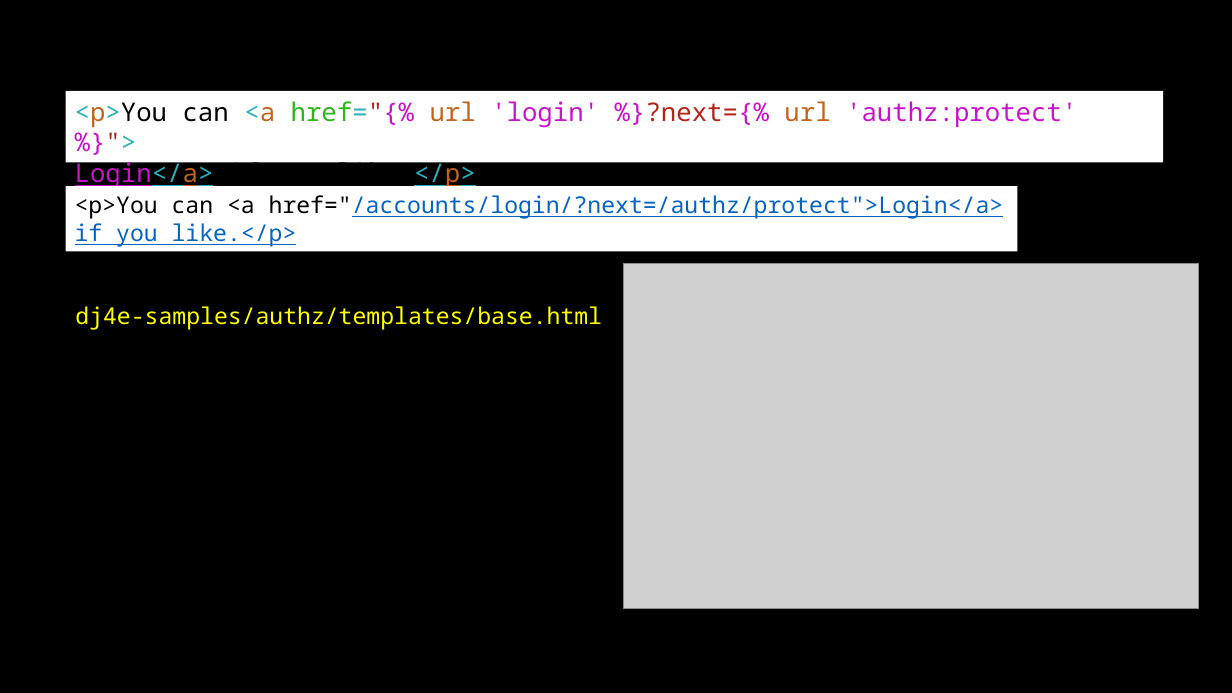
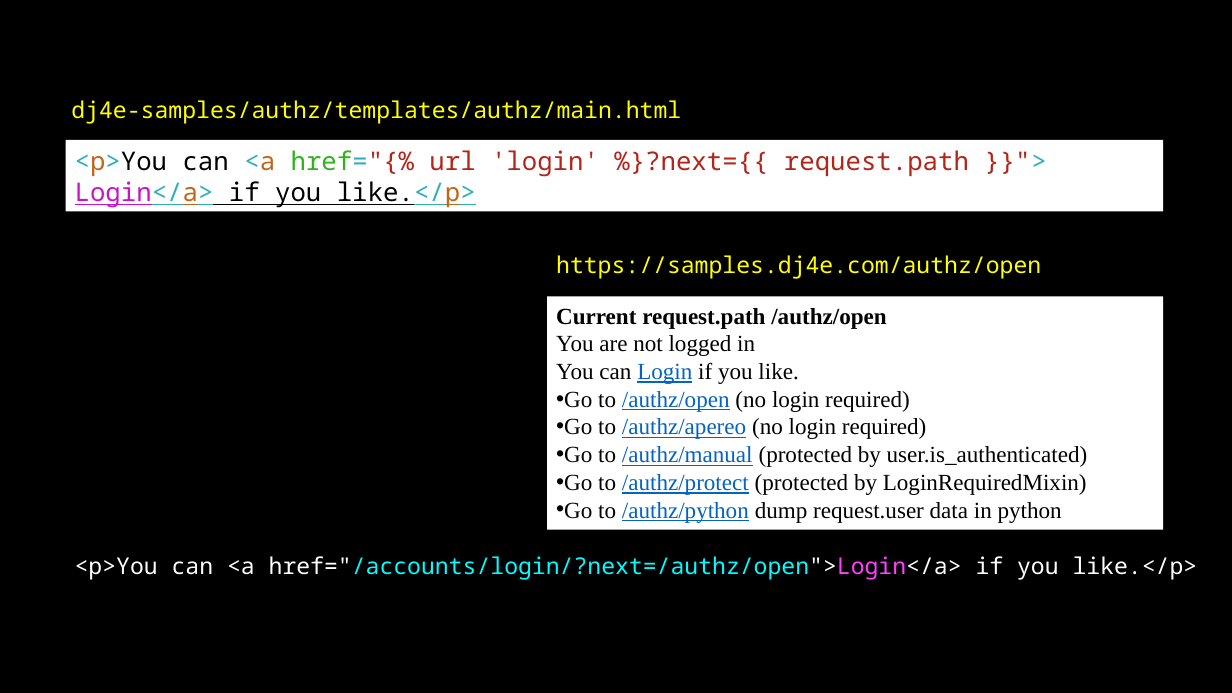
Before and after one commit to csev/dj4e, a slide deck: slide 15 of lectures/DJ-08-Login.pptx (slide 13 before the commit). Drawn at 1232x693 pixels with LibreOffice and Linux fonts; fonts in the diff are those of the drawing; grey boxes stand for pictures. Boxes give left, top, right and bottom in pixels: in the first picture for what was removed or moved away, otherwise in the second. Text is boxed around its words. In the diff, an @@ line names an element or a change of style, - is before the commit and + after.

Commit message:
MVP Login lecture

```diff
--- a/lectures/DJ-08-Login.pptx
+++ b/lectures/DJ-08-Login.pptx
@@ text at (x1=71, y1=100, x2=681, y2=124): text changed @@
-dj4e-samples/authz/templates/base.html
+dj4e-samples/authz/templates/authz/main.html
@@ rectangle "<p>You can <a href="{% url ..." moved from (x1=66, y1=91, x2=1164, y2=162) to (x1=66, y1=140, x2=1164, y2=212) @@
@@ text in rectangle at (x1=75, y1=150, x2=969, y2=177): text changed; text colour #C814C9 to #B42419 @@
-<p>You can <a href="{% url 'login' %}?next={% url 'authz:protect' %}">
+<p>You can <a href="{% url 'login' %}?next={{ request.path }}">
@@ text added at (x1=556, y1=255, x2=1041, y2=279), 18 pt, text #FFFF00 @@
+https://samples.dj4e.com/authz/open
@@ picture removed at (x1=623, y1=264, x2=1199, y2=609) @@
@@ rectangle added at (x1=547, y1=297, x2=1164, y2=530), fill #FFFFFF, 18 pt, text #000000 @@
+Current request.path /authz/open
+You are not logged in
+You can Login if you like.
+• Go to /authz/open (no login required)
+• Go to /authz/apereo (no login required)
+• Go to /authz/manual (protected by user.is_authenticated)
+• Go to /authz/protect (protected by LoginRequiredMixin)
+• Go to /authz/python dump request.user data in python
@@ text "<p>You can <a href="/accounts/login/?next=/authz/open">Login ..." moved from (x1=66, y1=186, x2=1018, y2=251) to (x1=75, y1=556, x2=1198, y2=580) @@
@@ text "<p>You can <a href="/accounts/login/?next=/authz/open">Login ..." at (x1=75, y1=556, x2=1198, y2=580): fill #FFFFFF to none @@
@@ text at (x1=75, y1=556, x2=1198, y2=580): text changed; text colour #0563C1 to #FFFFFF @@
-<p>You can <a href="/accounts/login/?next=/authz/protect">Login</a>
-if you like.</p>
+<p>You can <a href="/accounts/login/?next=/authz/open">Login</a> if you like.</p>
```
Also in this commit, not shown: 5 other slides changed, 10 slides added, 2 slides removed, 2 other files.
